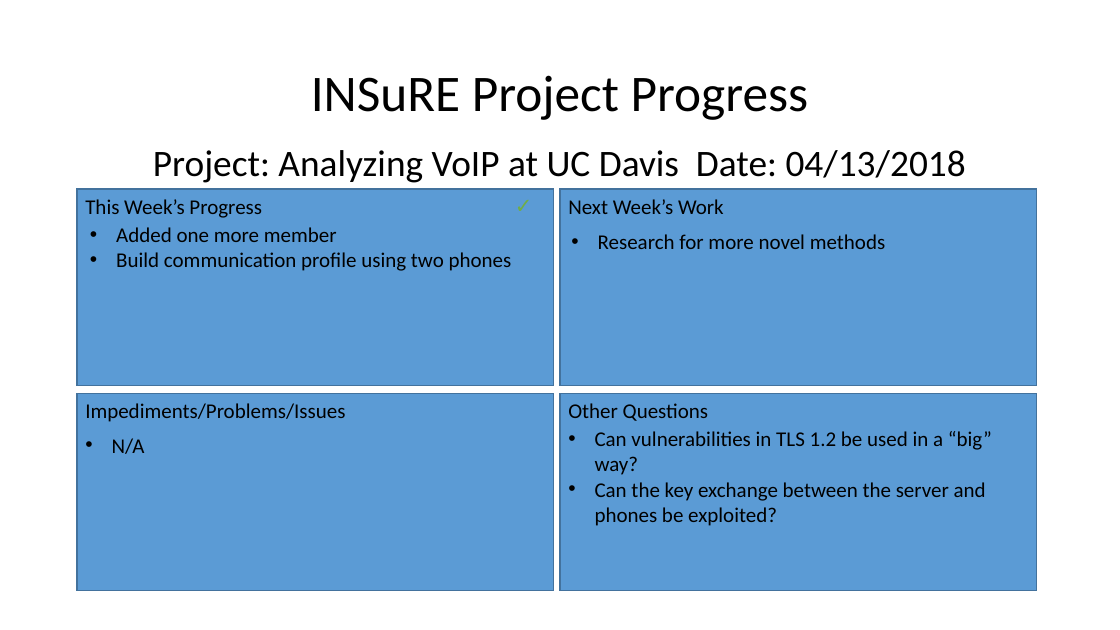
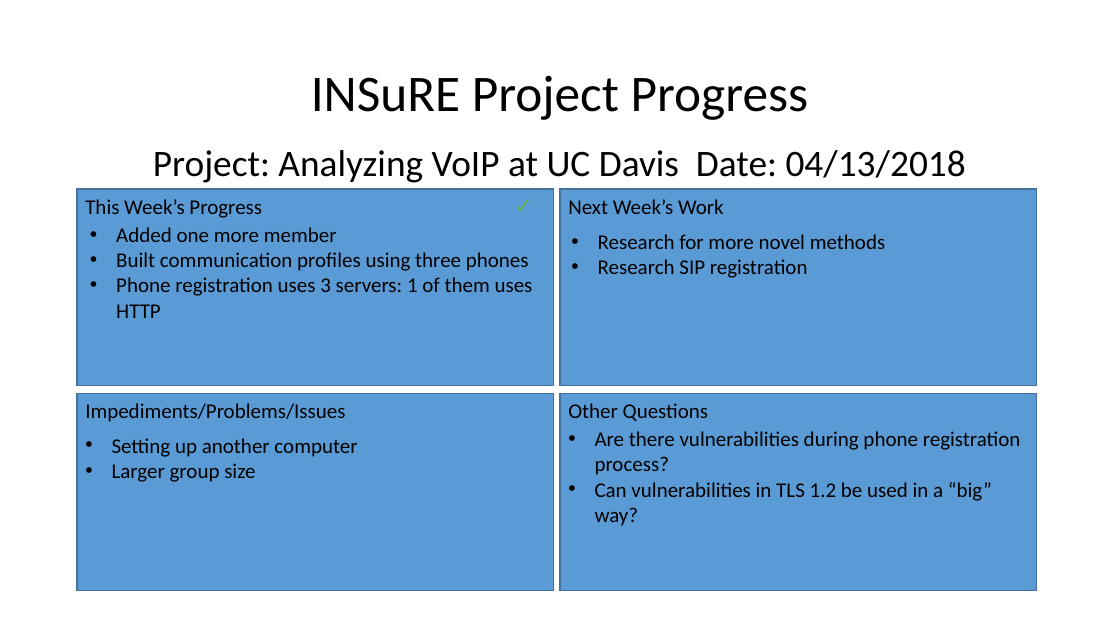
Before and after one commit to meongithub/ecs289M, a slide deck: slide 2 of weekly_dashboard/dashboard-04-13.pptx. Drawn at 1120x630 pixels with LibreOffice and Linux fonts; fonts in the diff are those of the drawing. Boxes give left, top, right and bottom in pixels: in the first picture for what was removed or moved away, otherwise in the second. Text is boxed around its words. In the diff, an @@ line names an element or a change of style, - is before the commit and + after.

Commit message:
add more

```diff
--- a/weekly_dashboard/dashboard-04-13.pptx
+++ b/weekly_dashboard/dashboard-04-13.pptx
@@ text at bbox=[116, 252, 533, 318]: text changed @@
-• Build communication profile using two phones
+• Built communication profiles using three phones
+• Phone registration uses 3 servers: 1 of them uses HTTP
@@ text at bbox=[598, 259, 808, 278]: paragraph added @@
+• Research SIP registration
@@ text at bbox=[112, 438, 357, 482]: text changed @@
-• N/A
+• Setting up another computer
+• Larger group size
@@ text at bbox=[595, 431, 1021, 475]: paragraph added @@
+• Are there vulnerabilities during phone registration process?
@@ text at bbox=[595, 482, 986, 526]: paragraph removed @@
-• Can the key exchange between the server and phones be exploited?
```
Also in this commit, not shown: 1 other slide changed.
